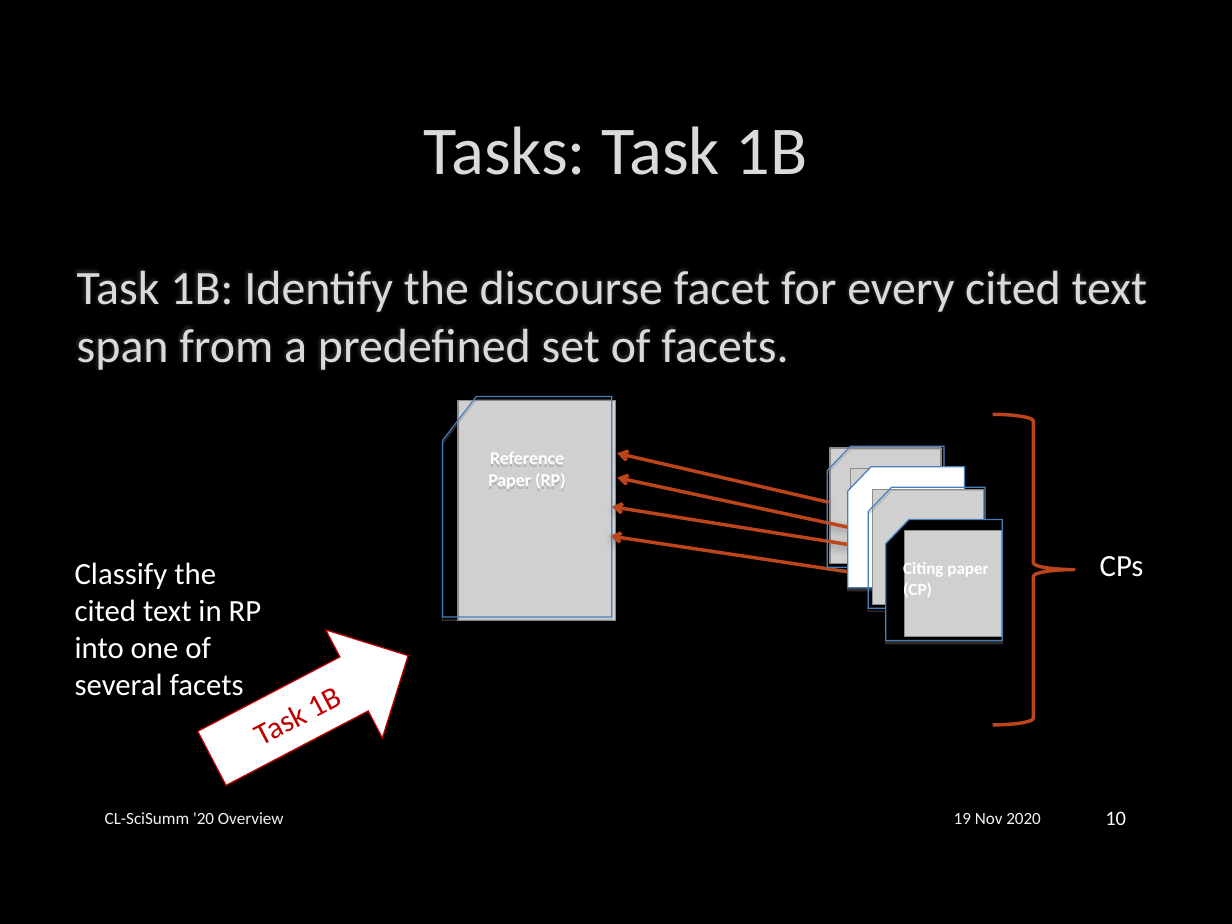
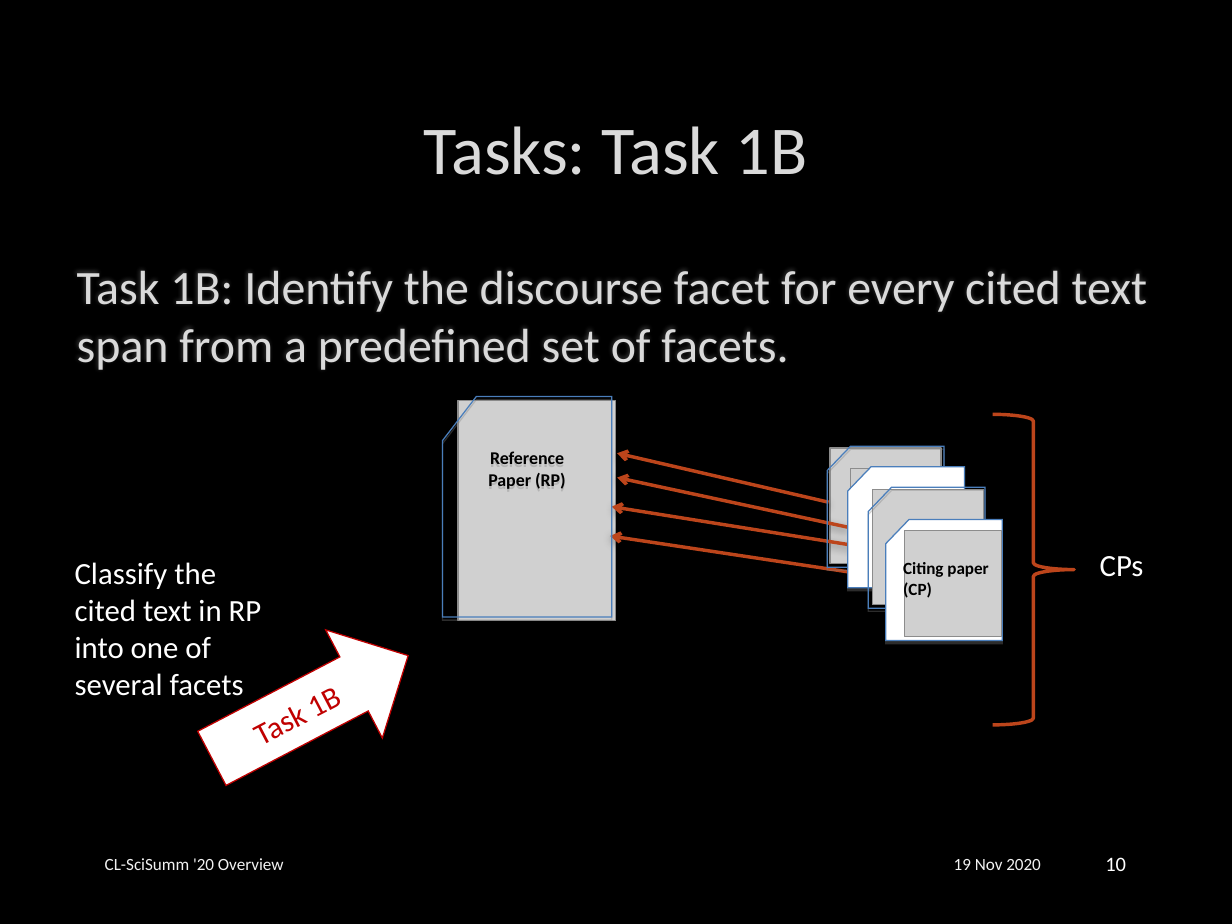
Before and after one commit to WING-NUS/scisumm-corpus, a slide deck: slide 10 of publications/CL-SciSumm2020/CL-SciSumm2020_slidedeck.pptx. Drawn at 1232x924 pixels with LibreOffice and Linux fonts; fonts in the diff are those of the drawing; grey boxes stand for pictures; background and template pictures are left out. Boxes give left, top, right and bottom in pixels: in the first picture for what was removed or moved away, otherwise in the second. Text is boxed around its words. In the diff, an @@ line names an element or a change of style, - is before the commit and + after.

```diff
--- a/publications/CL-SciSumm2020/CL-SciSumm2020_slidedeck.pptx
+++ b/publications/CL-SciSumm2020/CL-SciSumm2020_slidedeck.pptx
@@ flow chart punched card "Reference" at (x1=442, y1=397, x2=611, y2=617): text colour #FFFFFF to #000000 @@
@@ flow chart punched card at (x1=886, y1=520, x2=1003, y2=641): fill #000000 to #FFFFFF @@
@@ text "Citing paper (CP)" at (x1=903, y1=560, x2=988, y2=600): text colour #FFFFFF to #000000 @@
@@ 2 texts, 1 page number moved together from (x1=105, y1=811, x2=1126, y2=825) to (x1=105, y1=857, x2=1126, y2=871) @@
```
Also in this commit, not shown: 16 other slides changed, 6 slides added.
